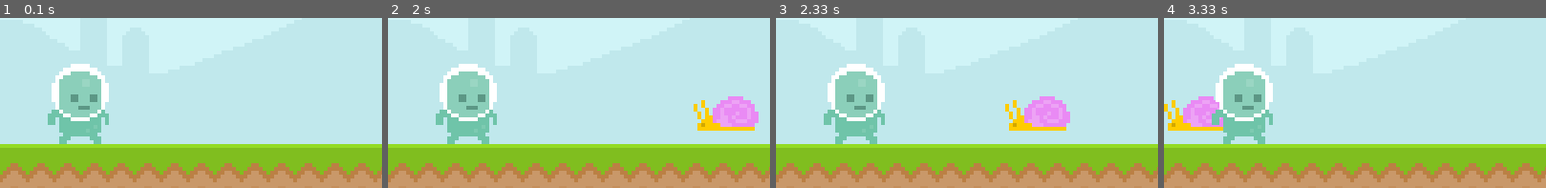
Above: before the commit, frames 1-4 (left to right).
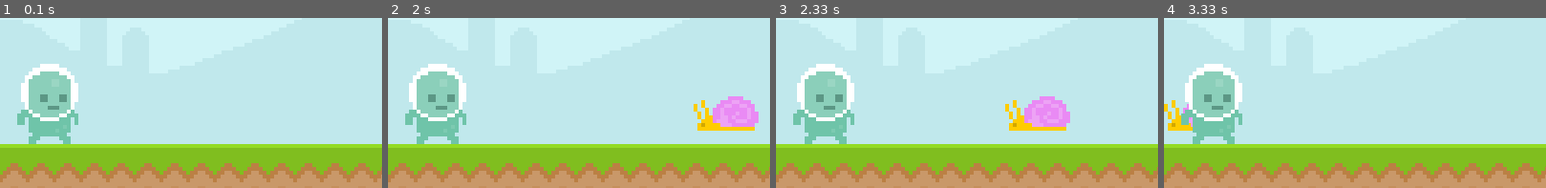
Above: after the commit, the same moments.

Repository: Zain-Khoso/pygame-runner
Game: pygame game, started from main.py
Same seed, same stepped clock (60 frames per second), same inputs: the game is played once before the commit and once after it.
Inputs:
- Up to frame 1 (0.1 s): no input
- Up to frame 2 (2 s): no input
- Up to frame 3 (2.33 s): no input
- Up to frame 4 (3.33 s): no input
The pictures show only the part of the screen within x 0-50%, y 35-85%; the shares and areas given below are measured in that part.

The runs differ from the first frame. In frame 1, 8.1% of the frame differs, in the area x 4-29%, y 26-75%; in frame 2, 8.1%; in frame 3, 8.1%; in frame 4, 8.1%.

Commit message:
fix: Working with rectangles

Diff:
--- a/main.py
+++ b/main.py
@@ -15,7 +15,7 @@
 snail_x_pos = 800
 
 player_suface = pygame.image.load("graphics/Player/player_walk_1.png").convert_alpha()
-player_rect = player_suface.get_rect(bottomleft=(50, 300))
+player_rect = player_suface.get_rect(midbottom=(50, 300))
 
 while True:
     for event in pygame.event.get():
